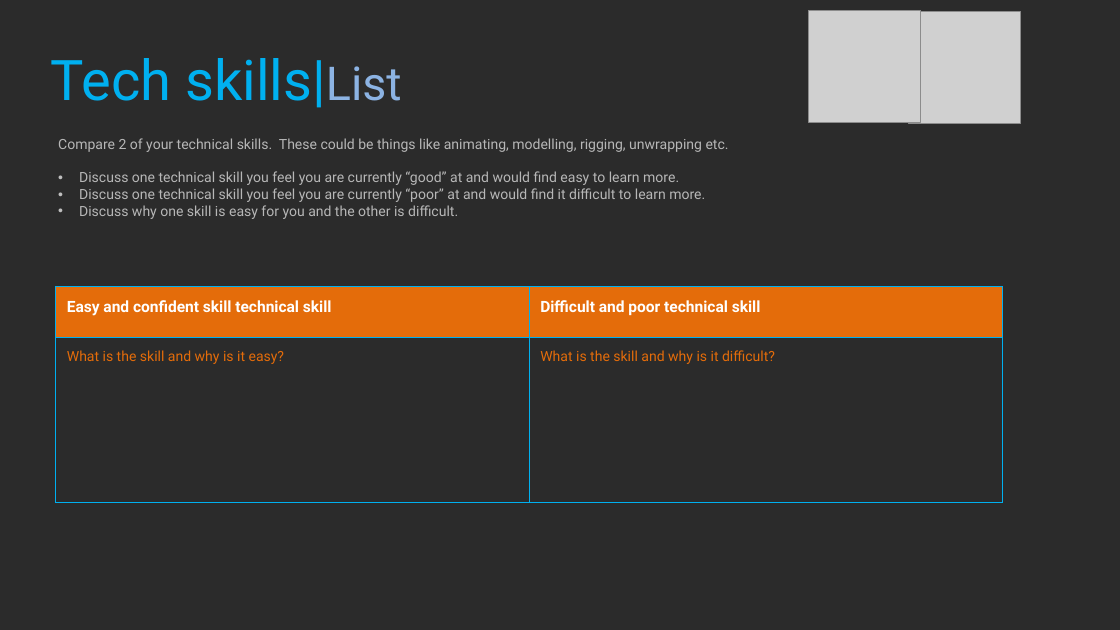
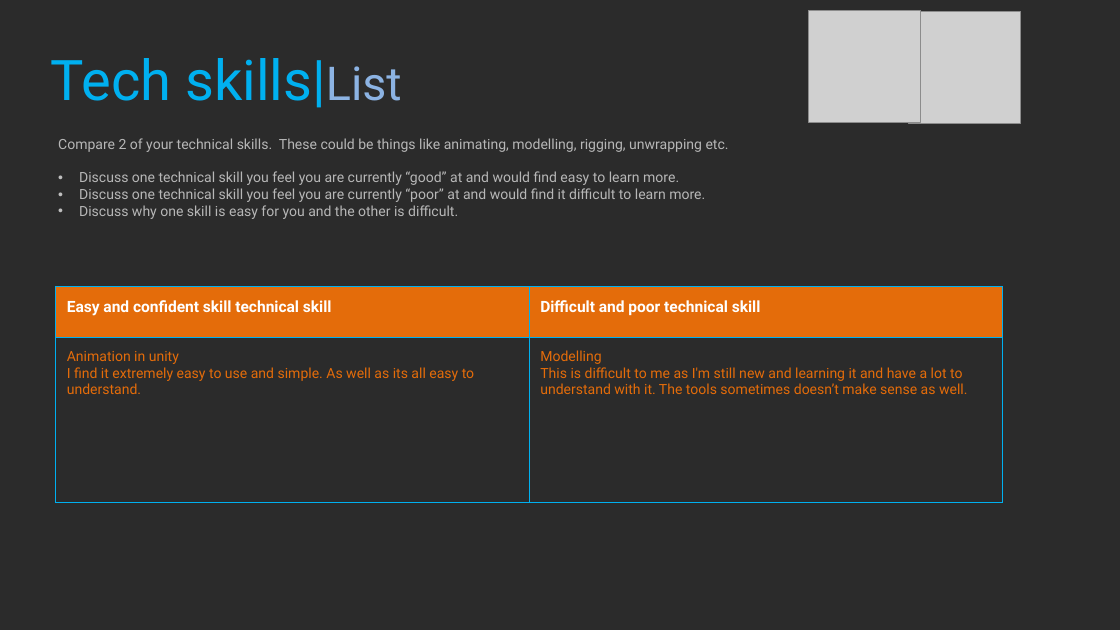
Before and after one commit to ApprovalG/Project_Sleuth, a slide deck: slide 18 of Game Design Workbook.pptx. Drawn at 1120x630 pixels with LibreOffice and Linux fonts; fonts in the diff are those of the drawing; grey boxes stand for pictures; background and template pictures are left out; a plain dark background stands for a picture behind light text. Boxes give left, top, right and bottom in pixels: in the first picture for what was removed or moved away, otherwise in the second. Text is boxed around its words. In the diff, an @@ line names an element or a change of style, - is before the commit and + after.

```diff
--- a/Game Design Workbook.pptx
+++ b/Game Design Workbook.pptx
@@ table at bbox=[56, 287, 1004, 503] @@
-row 2, column 1: What is the skill and why is it easy?
+row 2, column 1: Animation in unity / I find it extremely easy to use and simple. As well as its all easy to understand.
-row 2, column 2: What is the skill and why is it difficult?
+row 2, column 2: Modelling / This is difficult to me as I'm still new and learning it and have a lot to understand with it. The tools sometimes doesn’t make sense as well.
```
Also in this commit, not shown: 7 other slides changed, 1 other file.
